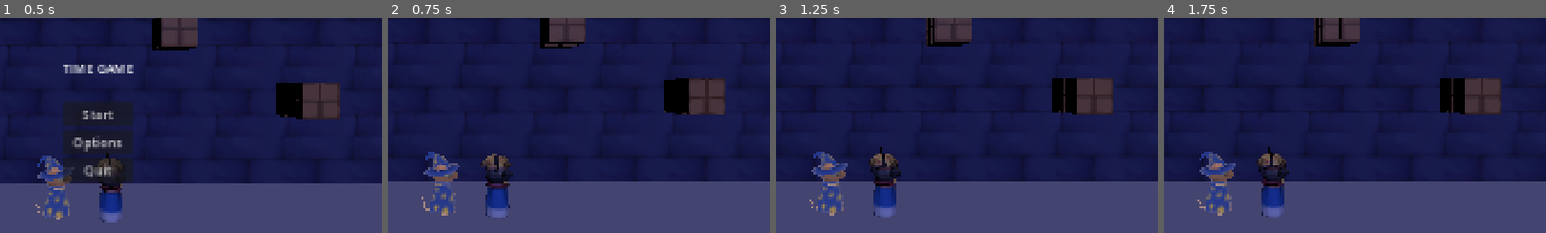
Above: before the commit, frames 1-4 (left to right).
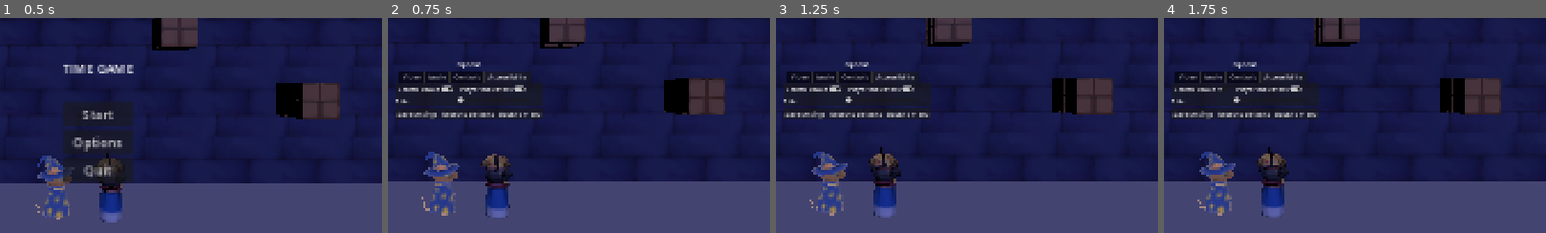
Above: after the commit, the same moments.

Repository: ARandomGuyTH/awh-rats
Game: Godot game, scene res://scenes/main/main.tscn
Two runs of this game, one before a commit and one after it. Both use one fixed random seed, a clock stepped at 60 frames per second and the inputs below.
Inputs (mouse positions are % of the whole screen's width and height, from its top left):
- Up to frame 1 (0.5 s): no input
- Up to frame 2 (0.75 s): click "Options" at 0.5 s
- Up to frame 3 (1.25 s): no input
- Up to frame 4 (1.75 s): click (44, 50) at 1.25 s, where only the run after the commit has a clickable "Screen Shake"
The pictures show only the part of the screen within x 39-89%, y 33-83%; the shares and areas given below are measured in that part.

Frame 1 is identical in both runs. In frame 2, 6.5% of the frame differs, in the area x 2-41%, y 20-48%; in frame 3, 6.4%; in frame 4, 6.4%.

Commit message:
feat: initial options menu

Diff:
--- a/project.godot
+++ b/project.godot
@@ -18,6 +18,7 @@
 [autoload]
 
 Global="*uid://b43d0vdwqxusu"
+Settings="*uid://hoe3r5u25tfq"
 
 [display]
 
--- a/scenes/menus/options-menu/optionsMenu.tscn
+++ b/scenes/menus/options-menu/optionsMenu.tscn
@@ -1,4 +1,6 @@
 [gd_scene format=3 uid="uid://bnwufe5nujq7c"]
+
+[ext_resource type="Script" uid="uid://pj6d1giehkco" path="res://scenes/menus/options-menu/options_menu.gd" id="1_la5jw"]
 
 [node name="OptionsMenu" type="Control" unique_id=1737398171]
 layout_mode = 3
@@ -7,3 +9,237 @@
 anchor_bottom = 1.0
 grow_horizontal = 2
 grow_vertical = 2
+script = ExtResource("1_la5jw")
+
+[node name="ColorRect" type="ColorRect" parent="." unique_id=2019980762]
+layout_mode = 1
+anchors_preset = 15
+anchor_right = 1.0
+anchor_bottom = 1.0
+grow_horizontal = 2
+grow_vertical = 2
+color = Color(0.21410304, 0.21410304, 0.21410301, 1)
+
+[node name="MarginContainer" type="MarginContainer" parent="." unique_id=1206616029]
+layout_mode = 1
+anchors_preset = 15
+anchor_right = 1.0
+anchor_bottom = 1.0
+grow_horizontal = 2
+grow_vertical = 2
+accessibility_region = true
+
+[node name="VBoxContainer" type="VBoxContainer" parent="MarginContainer" unique_id=1384283832]
+layout_mode = 2
+accessibility_region = true
+
+[node name="Label" type="Label" parent="MarginContainer/VBoxContainer" unique_id=2127275838]
+layout_mode = 2
+text = "Options"
+horizontal_alignment = 1
+
+[node name="TabContainer" type="TabContainer" parent="MarginContainer/VBoxContainer" unique_id=210968616]
+layout_mode = 2
+size_flags_vertical = 3
+current_tab = 3
+
+[node name="Video" type="GridContainer" parent="MarginContainer/VBoxContainer/TabContainer" unique_id=137461802]
+visible = false
+layout_mode = 2
+accessibility_region = true
+columns = 2
+metadata/_tab_index = 0
+
+[node name="FullscreenCheck" type="CheckButton" parent="MarginContainer/VBoxContainer/TabContainer/Video" unique_id=523039442]
+unique_name_in_owner = true
+layout_mode = 2
+text = "Fullscreen"
+
+[node name="BorderlessCheck" type="CheckButton" parent="MarginContainer/VBoxContainer/TabContainer/Video" unique_id=930574611]
+unique_name_in_owner = true
+layout_mode = 2
+text = "Borderless"
+
+[node name="ResolutionLabel" type="Label" parent="MarginContainer/VBoxContainer/TabContainer/Video" unique_id=1460156642]
+layout_mode = 2
+text = "Resolution"
+
+[node name="ResolutionOption" type="OptionButton" parent="MarginContainer/VBoxContainer/TabContainer/Video" unique_id=1896983314]
+unique_name_in_owner = true
+layout_mode = 2
+item_count = 3
+popup/item_0/text = "1920x1080"
+popup/item_0/id = 0
+popup/item_1/text = "1600x900"
+popup/item_1/id = 1
+popup/item_2/text = "1280x720"
+popup/item_2/id = 2
+
+[node name="FpsLabel" type="Label" parent="MarginContainer/VBoxContainer/TabContainer/Video" unique_id=202094438]
+layout_mode = 2
+text = "FPS"
+
+[node name="FpsOption" type="OptionButton" parent="MarginContainer/VBoxContainer/TabContainer/Video" unique_id=2094997693]
+unique_name_in_owner = true
+layout_mode = 2
+item_count = 4
+popup/item_0/text = "30"
+popup/item_0/id = 0
+popup/item_1/text = "60"
+popup/item_1/id = 1
+popup/item_2/text = "120"
+popup/item_2/id = 2
+popup/item_3/text = "Uncapped"
+popup/item_3/id = 3
+
+[node name="Audio" type="GridContainer" parent="MarginContainer/VBoxContainer/TabContainer" unique_id=550036925]
+visible = false
+layout_mode = 2
+accessibility_region = true
+columns = 3
+metadata/_tab_index = 1
+
+[node name="MasterLabel" type="Label" parent="MarginContainer/VBoxContainer/TabContainer/Audio" unique_id=17920277]
+unique_name_in_owner = true
+layout_mode = 2
+text = "Master Volume"
+
+[node name="MasterSlider" type="HSlider" parent="MarginContainer/VBoxContainer/TabContainer/Audio" unique_id=472352764]
+unique_name_in_owner = true
+custom_minimum_size = Vector2(200, 0)
+layout_mode = 2
+size_flags_horizontal = 3
+size_flags_vertical = 1
+max_value = 1.0
+step = 0.01
+
+[node name="MusicLabel" type="Label" parent="MarginContainer/VBoxContainer/TabContainer/Audio" unique_id=1222579429]
+unique_name_in_owner = true
+layout_mode = 2
+text = "Music Volume"
+
+[node name="MusicSlider" type="HSlider" parent="MarginContainer/VBoxContainer/TabContainer/Audio" unique_id=858647149]
+unique_name_in_owner = true
+custom_minimum_size = Vector2(200, 0)
+layout_mode = 2
+size_flags_horizontal = 3
+size_flags_vertical = 1
+max_value = 1.0
+step = 0.01
+
+[node name="SfxLabel" type="Label" parent="MarginContainer/VBoxContainer/TabContainer/Audio" unique_id=1674842317]
+unique_name_in_owner = true
+layout_mode = 2
+text = "Sound Effects Volume"
+
+[node name="SfxSlider" type="HSlider" parent="MarginContainer/VBoxContainer/TabContainer/Audio" unique_id=1375036418]
+unique_name_in_owner = true
+custom_minimum_size = Vector2(200, 0)
+layout_mode = 2
+size_flags_vertical = 1
+max_value = 1.0
+step = 0.01
+
+[node name="MuteCheck" type="CheckButton" parent="MarginContainer/VBoxContainer/TabContainer/Audio" unique_id=166266114]
+unique_name_in_owner = true
+layout_mode = 2
+size_flags_horizontal = 3
+
+[node name="Controls" type="VBoxContainer" parent="MarginContainer/VBoxContainer/TabContainer" unique_id=770392211]
+visible = false
+layout_mode = 2
+accessibility_region = true
+metadata/_tab_index = 2
+
+[node name="P1DeviceLabel" type="Label" parent="MarginContainer/VBoxContainer/TabContainer/Controls" unique_id=1290188829]
+layout_mode = 2
+text = "Player 1 Device"
+
+[node name="P1DeviceOption" type="OptionButton" parent="MarginContainer/VBoxContainer/TabContainer/Controls" unique_id=861626347]
+unique_name_in_owner = true
+layout_mode = 2
+item_count = 2
+popup/item_0/text = "Kayboard"
+popup/item_0/id = 0
+popup/item_1/text = "Joystick"
+popup/item_1/id = 1
+
+[node name="P2DeviceLabel" type="Label" parent="MarginContainer/VBoxContainer/TabContainer/Controls" unique_id=354952726]
+layout_mode = 2
+text = "Player 2 Device"
+
+[node name="P2DeviceOption" type="OptionButton" parent="MarginContainer/VBoxContainer/TabContainer/Controls" unique_id=1595173692]
+unique_name_in_owner = true
+layout_mode = 2
+item_count = 2
+popup/item_0/text = "Keyboard"
+popup/item_0/id = 0
+popup/item_1/text = "Joystick"
+popup/item_1/id = 1
+
+[node name="P1KeybindLabel" type="Label" parent="MarginContainer/VBoxContainer/TabContainer/Controls" unique_id=591469994]
+layout_mode = 2
+
+[node name="P1BindsGrid" type="GridContainer" parent="MarginContainer/VBoxContainer/TabContainer/Controls" unique_id=744884139]
+unique_name_in_owner = true
+layout_mode = 2
+accessibility_region = true
+columns = 2
+
+[node name="P2KeybindLabel" type="Label" parent="MarginContainer/VBoxContainer/TabContainer/Controls" unique_id=1158738073]
+layout_mode = 2
+
+[node name="P2BindsGrid" type="GridContainer" parent="MarginContainer/VBoxContainer/TabContainer/Controls" unique_id=826519810]
+unique_name_in_owner = true
+layout_mode = 2
+accessibility_region = true
+columns = 2
+
+[node name="Accessibility" type="GridContainer" parent="MarginContainer/VBoxContainer/TabContainer" unique_id=365753321]
+layout_mode = 2
+accessibility_region = true
+columns = 2
+metadata/_tab_index = 3
+
+[node name="ShakeCheck" type="CheckButton" parent="MarginContainer/VBoxContainer/TabContainer/Accessibility" unique_id=1958896293]
+unique_name_in_owner = true
+layout_mode = 2
+text = "Screen Shake"
+
+[node name="IndicatorsCheck" type="CheckButton" parent="MarginContainer/VBoxContainer/TabContainer/Accessibility" unique_id=860732575]
+unique_name_in_owner = true
+layout_mode = 2
+text = "Player Indicators"
+
+[node name="JumpLabel" type="Label" parent="MarginContainer/VBoxContainer/TabContainer/Accessibility" unique_id=1911941810]
+unique_name_in_owner = true
+layout_mode = 2
+text = "1.0x"
+
+[node name="JumpSlider" type="HSlider" parent="MarginContainer/VBoxContainer/TabContainer/Accessibility" unique_id=1996066588]
+unique_name_in_owner = true
+layout_mode = 2
+min_value = 1.0
+max_value = 2.0
+step = 0.25
+value = 1.0
+
+[node name="HBoxContainer" type="HBoxContainer" parent="MarginContainer/VBoxContainer" unique_id=276601981]
+layout_mode = 2
+accessibility_region = true
+alignment = 1
+
+[node name="SaveButton" type="Button" parent="MarginContainer/VBoxContainer/HBoxContainer" unique_id=1684234019]
+unique_name_in_owner = true
+layout_mode = 2
+text = "Save settings"
+
+[node name="ResetButton" type="Button" parent="MarginContainer/VBoxContainer/HBoxContainer" unique_id=1157966726]
+unique_name_in_owner = true
+layout_mode = 2
+text = "Reset to defaults"
+
+[node name="BackButton" type="Button" parent="MarginContainer/VBoxContainer/HBoxContainer" unique_id=1613064736]
+unique_name_in_owner = true
+layout_mode = 2
+text = "Back to menu"
--- /dev/null
+++ b/scenes/menus/options-menu/options_menu.gd
@@ -0,0 +1,201 @@
+extends Control
+## Attach to the root Control of options_menu.tscn.
+## Every node below needs "Access as Unique Name" (%) ticked in the Scene dock.
+
+const MAIN_MENU_PATH := "res://scenes/menus/main-menu/mainMenu.tscn"  # CHANGE: right-click scene -> Copy Path
+const FPS_VALUES := [30, 60, 120, 0]  # same order as FpsOption items (0 = uncapped)
+
+# Names shown on the rebind buttons' labels
+const ACTION_LABELS := {
+	"p1_left": "Left", "p1_right": "Right", "p1_up": "Jump", "p1_interact": "Interact",
+	"p2_left": "Left", "p2_right": "Right", "p2_up": "Jump", "p2_interact": "Interact",
+}
+
+# Video
+@onready var fullscreen_check: CheckButton = %FullscreenCheck
+@onready var borderless_check: CheckButton = %BorderlessCheck
+@onready var resolution_option: OptionButton = %ResolutionOption
+@onready var fps_option: OptionButton = %FpsOption
+
+# Audio
+@onready var master_slider: HSlider = %MasterSlider
+@onready var music_slider: HSlider = %MusicSlider
+@onready var sfx_slider: HSlider = %SfxSlider
+@onready var master_label: Label = %MasterLabel
+@onready var music_label: Label = %MusicLabel
+@onready var sfx_label: Label = %SfxLabel
+@onready var mute_check: CheckButton = %MuteCheck
+
+# Controls
+@onready var p1_device_option: OptionButton = %P1DeviceOption
+@onready var p2_device_option: OptionButton = %P2DeviceOption
+@onready var p1_binds_grid: GridContainer = %P1BindsGrid
+@onready var p2_binds_grid: GridContainer = %P2BindsGrid
+
+# Accessibility
+@onready var shake_check: CheckButton = %ShakeCheck
+@onready var indicators_check: CheckButton = %IndicatorsCheck
+@onready var jump_slider: HSlider = %JumpSlider
+@onready var jump_label: Label = %JumpLabel
+
+# Bottom buttons
+@onready var back_button: Button = %BackButton
+@onready var reset_button: Button = %ResetButton
+@onready var save_button: Button = %SaveButton
+
+# Rebinding state
+var _rebind_button: Button = null
+var _rebind_player := ""   # "p1_binds" / "p2_binds"
+var _rebind_action := ""
+
+
+func _ready() -> void:
+	_build_bind_buttons(p1_binds_grid, "p1_binds")
+	_build_bind_buttons(p2_binds_grid, "p2_binds")
+	_refresh_ui()
+	_connect_signals()
+	fullscreen_check.grab_focus()  # keyboard/gamepad navigation
+
+
+# ---------- Show current settings in the widgets ----------
+
+func _refresh_ui() -> void:
+	# *_no_signal avoids firing change signals while we load values
+	fullscreen_check.set_pressed_no_signal(Settings.get_setting("video", "fullscreen"))
+	borderless_check.set_pressed_no_signal(Settings.get_setting("video", "borderless"))
+	resolution_option.select(Settings.get_setting("video", "resolution_index"))
+	fps_option.select(maxi(0, FPS_VALUES.find(Settings.get_setting("video", "target_fps"))))
+	resolution_option.disabled = fullscreen_check.button_pressed
+
+	master_slider.set_value_no_signal(Settings.get_setting("audio", "master_volume"))
+	music_slider.set_value_no_signal(Settings.get_setting("audio", "music_volume"))
+	sfx_slider.set_value_no_signal(Settings.get_setting("audio", "sfx_volume"))
+	mute_check.set_pressed_no_signal(Settings.get_setting("audio", "mute"))
+	_update_volume_labels()
+
+	p1_device_option.select(Settings.get_setting("controls", "p1_device"))
+	p2_device_option.select(Settings.get_setting("controls", "p2_device"))
+	_refresh_bind_buttons()
+
+	shake_check.set_pressed_no_signal(Settings.get_setting("accessibility", "screen_shake_enabled"))
+	indicators_check.set_pressed_no_signal(Settings.get_setting("accessibility", "player_indicators_visible"))
+	jump_slider.set_value_no_signal(Settings.get_setting("accessibility", "jump_window_multiplier"))
+	_update_jump_label()
+
+
+# ---------- Hook widgets up to Settings ----------
+
+func _connect_signals() -> void:
+	# Video
+	fullscreen_check.toggled.connect(func(on: bool):
+		Settings.set_setting("video", "fullscreen", on)
+		resolution_option.disabled = on)
+	borderless_check.toggled.connect(func(on: bool): Settings.set_setting("video", "borderless", on))
+	resolution_option.item_selected.connect(func(i: int): Settings.set_setting("video", "resolution_index", i))
+	fps_option.item_selected.connect(func(i: int): Settings.set_setting("video", "target_fps", FPS_VALUES[i]))
+
+	# Audio: apply live while dragging, save to disk when released
+	master_slider.value_changed.connect(func(v: float): _on_volume_changed("master_volume", v))
+	music_slider.value_changed.connect(func(v: float): _on_volume_changed("music_volume", v))
+	sfx_slider.value_changed.connect(func(v: float): _on_volume_changed("sfx_volume", v))
+	for s in [master_slider, music_slider, sfx_slider, jump_slider]:
+		s.drag_ended.connect(func(_changed: bool): Settings.save_settings())
+	mute_check.toggled.connect(func(on: bool): Settings.set_setting("audio", "mute", on))
+
+	# Controls
+	p1_device_option.item_selected.connect(func(i: int): Settings.set_setting("controls", "p1_device", i))
+	p2_device_option.item_selected.connect(func(i: int): Settings.set_setting("controls", "p2_device", i))
+
+	# Accessibility
+	shake_check.toggled.connect(func(on: bool): Settings.set_setting("accessibility", "screen_shake_enabled", on))
+	indicators_check.toggled.connect(func(on: bool): Settings.set_setting("accessibility", "player_indicators_visible", on))
+	jump_slider.value_changed.connect(func(v: float):
+		Settings.settings["accessibility"]["jump_window_multiplier"] = v
+		_update_jump_label())
+
+	# Bottom buttons
+	back_button.pressed.connect(_on_back_pressed)
+	reset_button.pressed.connect(_on_reset_pressed)
+	save_button.pressed.connect(_on_save_pressed)
+
+
+func _on_volume_changed(key: String, value: float) -> void:
+	Settings.settings["audio"][key] = value
+	Settings.apply_section("audio")
+	_update_volume_labels()
+
+
+func _update_volume_labels() -> void:
+	master_label.text = "%d%%" % roundi(master_slider.value * 100)
+	music_label.text = "%d%%" % roundi(music_slider.value * 100)
+	sfx_label.text = "%d%%" % roundi(sfx_slider.value * 100)
+
+
+func _update_jump_label() -> void:
+	jump_label.text = "%.1fx" % jump_slider.value
+
+
+# ---------- Save / Back / Reset ----------
+
+func _on_save_pressed() -> void:
+	Settings.save_settings()
+	# Brief visual confirmation
+	save_button.text = "Saved!"
+	await get_tree().create_timer(1.0).timeout
+	save_button.text = "Save settings"
+
+
+func _on_back_pressed() -> void:
+	Settings.save_settings()
+	Global.game_controller.change_ui_scene(MAIN_MENU_PATH)
+
+
+func _on_reset_pressed() -> void:
+	Settings.reset_to_defaults()
+	_refresh_ui()
+
+
+# ---------- Key rebinding ----------
+
+func _build_bind_buttons(grid: GridContainer, player: String) -> void:
+	for action in Settings.settings["controls"][player]:
+		var label := Label.new()
+		label.text = ACTION_LABELS.get(action, action)
+		grid.add_child(label)
+
+		var button := Button.new()
+		button.name = action  # used by _refresh_bind_buttons
+		button.custom_minimum_size.x = 160
+		button.pressed.connect(_start_rebind.bind(button, player, action))
+		grid.add_child(button)
+
+
+func _refresh_bind_buttons() -> void:
+	for pair in [[p1_binds_grid, "p1_binds"], [p2_binds_grid, "p2_binds"]]:
+		var grid: GridContainer = pair[0]
+		var binds: Dictionary = Settings.settings["controls"][pair[1]]
+		for action in binds:
+			var button: Button = grid.get_node(NodePath(action))
+			button.text = OS.get_keycode_string(binds[action])
+
+
+func _start_rebind(button: Button, player: String, action: String) -> void:
+	if _rebind_button:  # cancel any previous pending rebind
+		_refresh_bind_buttons()
+	_rebind_button = button
+	_rebind_player = player
+	_rebind_action = action
+	button.text = "Press a key..."
+
+
+func _input(event: InputEvent) -> void:
+	if _rebind_button == null:
+		return
+	if event is InputEventKey and event.pressed and not event.echo:
+		get_viewport().set_input_as_handled()
+		if event.physical_keycode != KEY_ESCAPE:  # Escape cancels
+			Settings.settings["controls"][_rebind_player][_rebind_action] = event.physical_keycode
+			Settings.apply_section("controls")
+			Settings.save_settings()
+		_rebind_button = null
+		_refresh_bind_buttons()
--- /dev/null
+++ b/settings.gd
@@ -0,0 +1,168 @@
+extends Node
+## Autoload (Project Settings -> Globals -> Autoload, Node Name: "Settings")
+
+signal settings_changed
+
+const SAVE_PATH := "user://settings.cfg"
+
+# Same order as the ResolutionOption items in the options menu
+const RESOLUTIONS := [
+	Vector2i(1920, 1080),
+	Vector2i(1600, 900),
+	Vector2i(1280, 720),
+]
+
+var settings := {
+	"video": {
+		"fullscreen": true,
+		"borderless": false,
+		"resolution_index": 0,
+		"target_fps": 60	# 30, 60, 120, 0 (uncapped)
+	},
+	"audio": {
+		"master_volume": 1.0,
+		"music_volume": 0.8,
+		"sfx_volume": 1.0,
+		"mute": false
+	},
+	"controls": {
+		"p1_device": 0,	# 0 - Keyboard, 1 - Joystick
+		"p2_device": 0,
+		"p1_binds": {
+			"p1_left": KEY_A,
+			"p1_right": KEY_D,
+			"p1_up": KEY_W,
+			"p1_interact": KEY_E
+		},
+		"p2_binds": {
+			"p2_left": KEY_LEFT,
+			"p2_right": KEY_RIGHT,
+			"p2_up": KEY_UP,
+			"p2_interact": KEY_SLASH
+		}
+	},
+	"accessibility": {
+		"screen_shake_enabled": true,
+		"player_indicators_visible": true,
+		"jump_window_multiplier": 1.0	# 1.0 - normal, 1.5 - +50% jump tolerance
+	}
+}
+
+# Pristine copy for "Reset to Defaults"
+var _defaults := {}
+
+
+func _ready() -> void:
+	_defaults = settings.duplicate(true)
+	load_settings()
+	apply_settings()
+
+
+# ---------- Save / Load ----------
+
+func save_settings() -> void:
+	var cfg := ConfigFile.new()
+	for section in settings:
+		for key in settings[section]:
+			cfg.set_value(section, key, settings[section][key])
+	var err := cfg.save(SAVE_PATH)
+	if err != OK:
+		push_warning("Could not save settings: %s" % error_string(err))
+
+
+func load_settings() -> void:
+	var cfg := ConfigFile.new()
+	if cfg.load(SAVE_PATH) != OK:
+		return  # first launch: keep defaults
+	for section in settings:
+		for key in settings[section]:
+			# Falls back to the current value if the key is missing
+			settings[section][key] = cfg.get_value(section, key, settings[section][key])
+
+
+func reset_to_defaults() -> void:
+	settings = _defaults.duplicate(true)
+	apply_settings()
+	save_settings()
+
+
+# ---------- Apply ----------
+
+func apply_settings() -> void:
+	_apply_video()
+	_apply_audio()
+	_apply_controls()
+	settings_changed.emit()
+
+
+# Apply only one section (avoids resetting the window while dragging a slider)
+func apply_section(section: String) -> void:
+	match section:
+		"video": _apply_video()
+		"audio": _apply_audio()
+		"controls": _apply_controls()
+	settings_changed.emit()
+
+
+func _apply_video() -> void:
+	var v: Dictionary = settings["video"]
+	var window := get_window()
+
+	window.borderless = v["borderless"]
+	if v["fullscreen"]:
+		window.mode = Window.MODE_EXCLUSIVE_FULLSCREEN
+	else:
+		window.mode = Window.MODE_WINDOWED
+		var res: Vector2i = RESOLUTIONS[clampi(v["resolution_index"], 0, RESOLUTIONS.size() - 1)]
+		window.size = res
+		var screen := DisplayServer.screen_get_size()
+		window.position = (screen - res) / 2
+
+	Engine.max_fps = v["target_fps"]  # 0 = uncapped
+
+
+func _apply_audio() -> void:
+	var a: Dictionary = settings["audio"]
+	_set_bus_volume("Master", a["master_volume"])
+	_set_bus_volume("Music", a["music_volume"])
+	_set_bus_volume("SFX", a["sfx_volume"])
+	var master := AudioServer.get_bus_index("Master")
+	AudioServer.set_bus_mute(master, a["mute"])
+
+
+func _set_bus_volume(bus_name: String, linear: float) -> void:
+	var idx := AudioServer.get_bus_index(bus_name)
+	if idx == -1:
+		return  # bus doesn't exist (create it in the Audio panel)
+	AudioServer.set_bus_volume_db(idx, linear_to_db(linear))
+
+
+func _apply_controls() -> void:
+	for player in ["p1_binds", "p2_binds"]:
+		var binds: Dictionary = settings["controls"][player]
+		for action in binds:
+			_rebind_key(action, binds[action])
+
+
+func _rebind_key(action: String, keycode: int) -> void:
+	if not InputMap.has_action(action):
+		InputMap.add_action(action)
+	# Only remove keyboard events so gamepad events set in the Input Map survive
+	for e in InputMap.action_get_events(action):
+		if e is InputEventKey:
+			InputMap.action_erase_event(action, e)
+	var ev := InputEventKey.new()
+	ev.physical_keycode = keycode as Key
+	InputMap.action_add_event(action, ev)
+
+
+# ---------- Used by the options menu and gameplay ----------
+
+func set_setting(section: String, key: String, value) -> void:
+	settings[section][key] = value
+	apply_section(section)
+	save_settings()
+
+
+func get_setting(section: String, key: String):
+	return settings[section][key]
Not shown, added: scenes/menus/options-menu/options_menu.gd.uid
Not shown, added: settings.gd.uid
